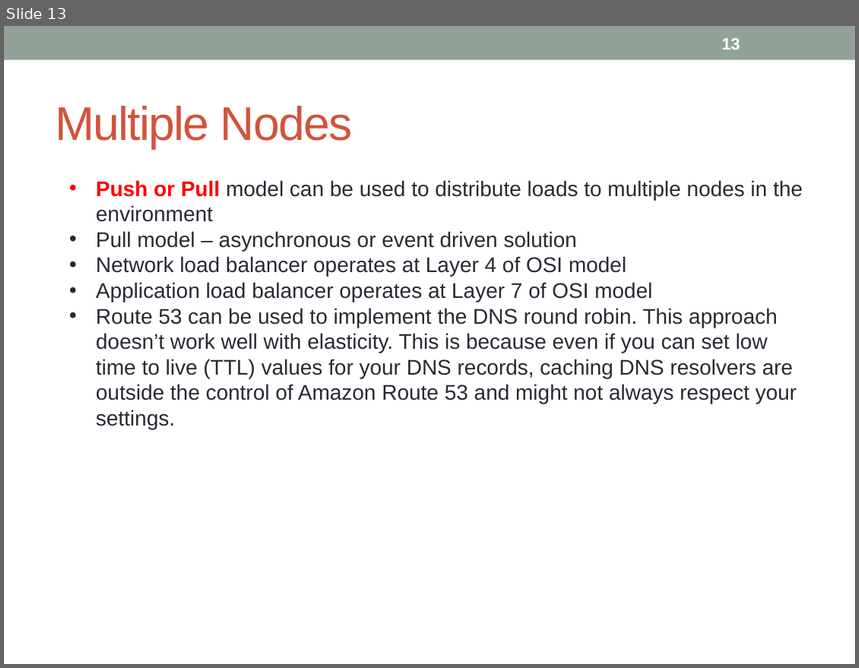
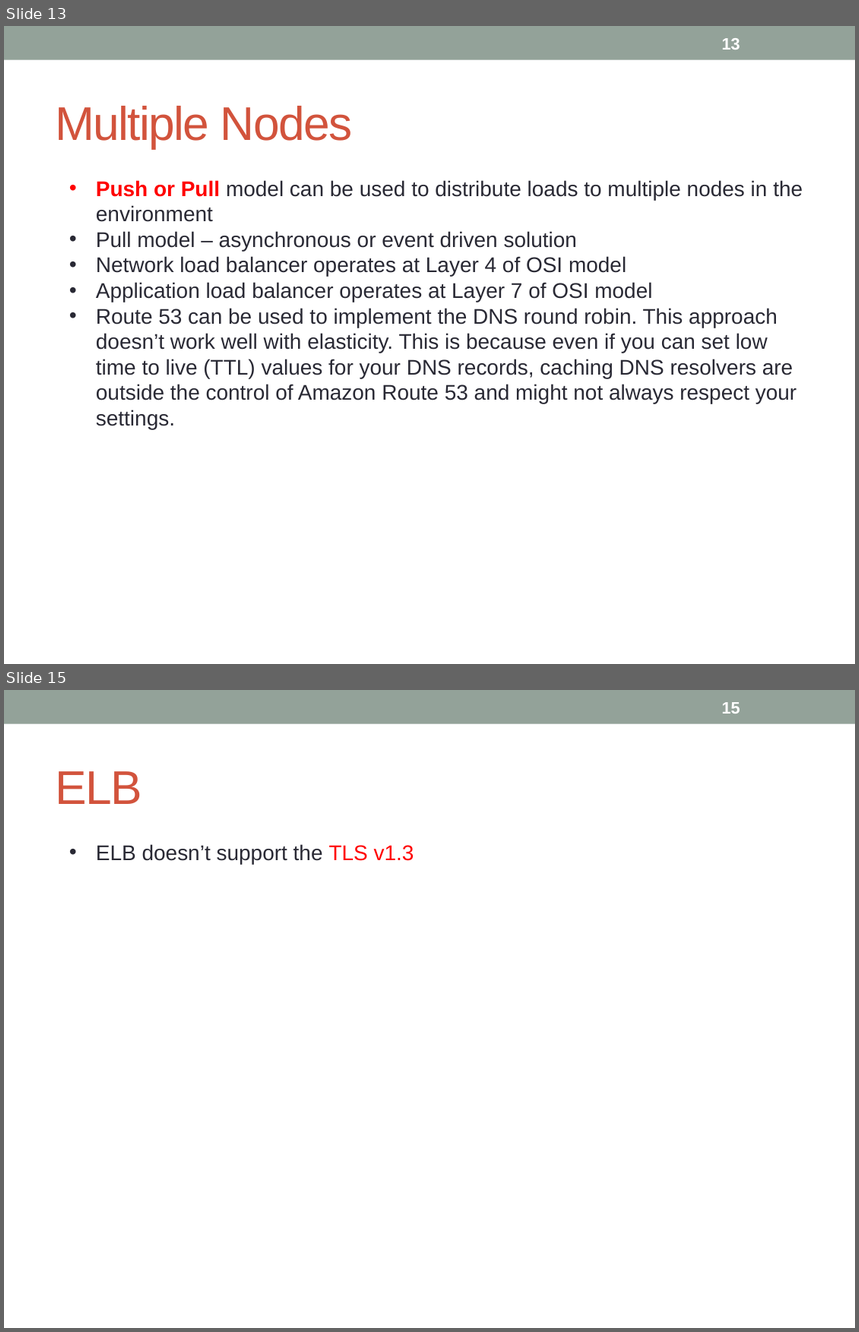
Before and after one commit to notionquest/ProjectDocumentation, a slide deck: AWS_Sysops.pptx. Shown one above the other, each under a label of ours: slide 13 before the commit, slides 13 and 15 after it; the slides between them are not shown. The pictures are 859x668 and 859x1332 pixels, drawn with LibreOffice and Linux fonts; fonts in the diff are those of the drawing. Boxes give left, top, right and bottom in pixels: in the first picture for what was removed or moved away, otherwise in the second. Text is boxed around its words. In the diff, an @@ line names an element or a change of style, - is before the commit and + after.

```diff
--- a/AWS_Sysops.pptx
+++ b/AWS_Sysops.pptx
@@ slide 15 added at bbox=[4, 690, 855, 1328], background #FFFFFF; not listed: 1 template element that a slide beside it also shows @@
@@ page number added at bbox=[722, 702, 740, 714], 14 pt, text #FFFFFF, bold @@
+15
@@ title added at bbox=[55, 771, 142, 804], 40 pt, text #D2533C @@
+ELB
@@ text added at bbox=[96, 844, 414, 864], 18 pt, text #292934 @@
+• ELB doesn’t support the TLS v1.3
```
Also in this commit, not shown: 1 slide changed, 2 other slides added.
